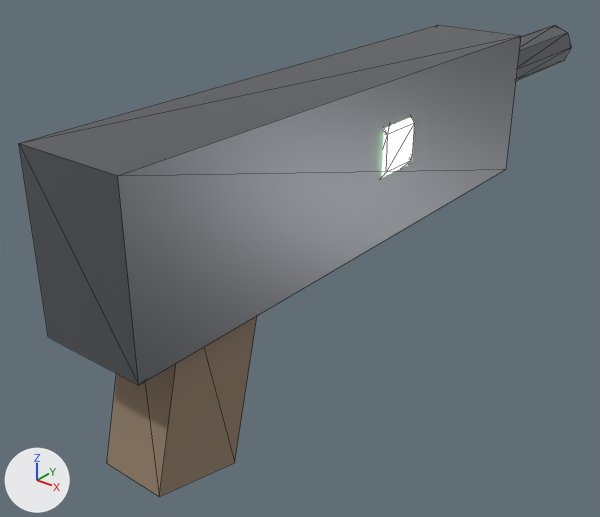
A saved change to the glTF model godot/assets/weapons/gun_energy.glb.
One viewpoint serves both versions: a 50 mm lens placed at (0.342, -0.289, 0.258), pointed at (-0.04, 0.19, -0.039). Lighting does not change. The marker at lower left points along +X, +Y and +Z. The picture after the commit comes second. Mesh edges are drawn as thin lines. Vertices at exactly the same position are counted once.

Names of what the first picture shows: 'Gun_energy'.
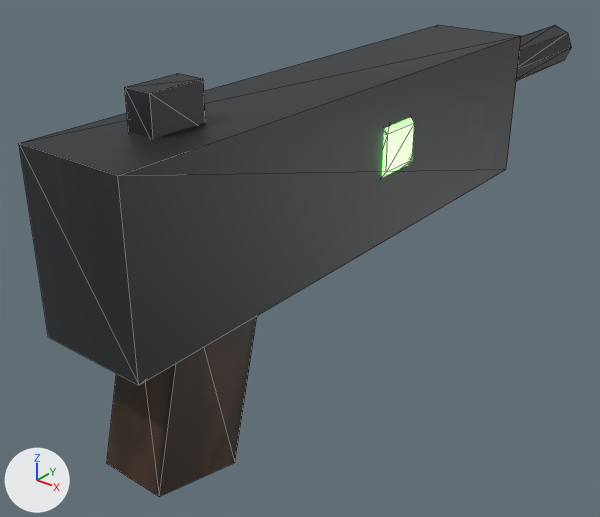
Pixel boxes (x1, y1, x2, y2) of what changed, in the pictures (600 x 517 px):
'Gun_energy', surface changed, recoloured, reshaped (darker): (19, 25, 571, 497) in both
part 1 of me_gun_energy, added: after (125, 73, 205, 139)

The change, as a diff of the scene's bpy script:
```diff
--- a/godot/assets/weapons/gun_energy.glb.py
+++ b/godot/assets/weapons/gun_energy.glb.py
@@ img_tex_wood @@
+img_tex_wood = load_image('tex_wood', '_unpacked/tex_wood', 64, 64, 'sRGB')
@@ img_tex_metal @@
+img_tex_metal = load_image('tex_metal', '_unpacked/tex_metal', 64, 64, 'sRGB')
@@ mat_metal @@
 mat_metal = bpy.data.materials.new('Metal')
-# nodes: BsdfPrincipled, OutputMaterial
-# colours: grey #727479
+# nodes: BsdfPrincipled, Mix, OutputMaterial, TexImage
+# colours: dark grey #2b2d31
+# uses the picture img_tex_metal
@@ mat_grip @@
 n0 = _N.new('ShaderNodeBsdfPrincipled'); n0.name = 'Principled BSDF'
-n0.inputs[0].default_value = (0.29, 0.208, 0.141, 1.0)  # 'Base Color', brown #937e69
-n0.inputs[2].default_value = 0.8  # 'Roughness'
 n1 = _N.new('ShaderNodeOutputMaterial'); n1.name = 'Material Output'
+n2 = _N.new('ShaderNodeMix'); n2.name = 'Mix'
+n2.data_type = 'RGBA'
+n2.blend_type = 'MULTIPLY'
+n2.inputs[0].default_value = 1.0  # 'Factor'
+n2.inputs[7].default_value = (0.0685, 0.0356, 0.0176, 1.0)  # 'B', brown #4a3524
+n3 = _N.new('ShaderNodeTexImage'); n3.name = 'Image Texture'
+n3.image = img_tex_wood
+n3.interpolation = 'Closest'
 _L.new(n0.outputs[0], n1.inputs[0])  # 'BSDF' to 'Surface'
+_L.new(n2.outputs[2], n0.inputs[0])  # 'Result' to 'Base Color'
+_L.new(n3.outputs[0], n2.inputs[6])  # 'Color' to 'A'
@@ mat_glow @@
 mat_glow.roughness = 0.3
-mat_glow.emission_color = (0.5, 1.0, 0.45)  # green #bcffb3
+mat_glow.emission_color = (0.214, 1.0, 0.171)  # green #7fff73
 mat_glow.emission_strength = 3.0
@@ me_gun_energy @@
 # used by ob_gun_energy; location = (0.0, 0.0, 0.0)
-me_gun_energy.from_pydata(...)  # 100 vertices, 172 faces; spans x -0.043..0.043, y -0.05..0.56, z -0.116..0.12
+me_gun_energy.from_pydata(...)  # 116 vertices, 196 faces; spans x -0.043..0.043, y -0.05..0.56, z -0.116..0.145
+# me_gun_energy part 1: a new loose piece, a box spanning x -0.01..0.01, y 0.0..0.04, z 0.115..0.145, in mat_metal
+# other edits to the shape of me_gun_energy do not show in these pictures
 me_gun_energy.materials.append(mat_metal)
```
